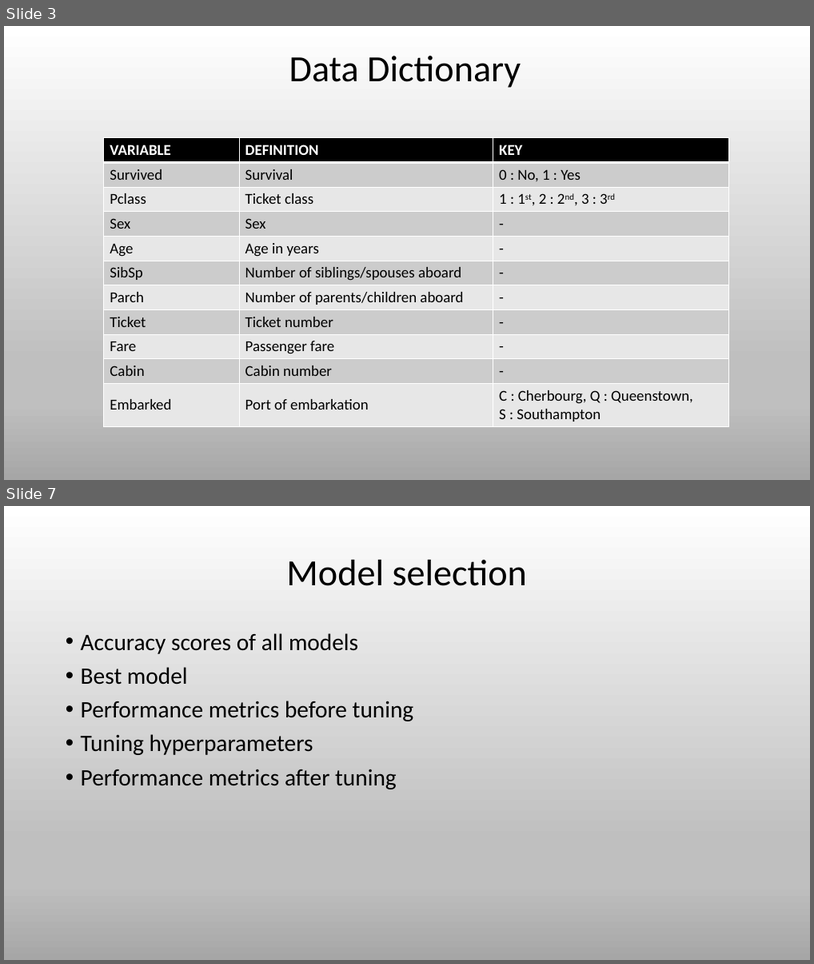
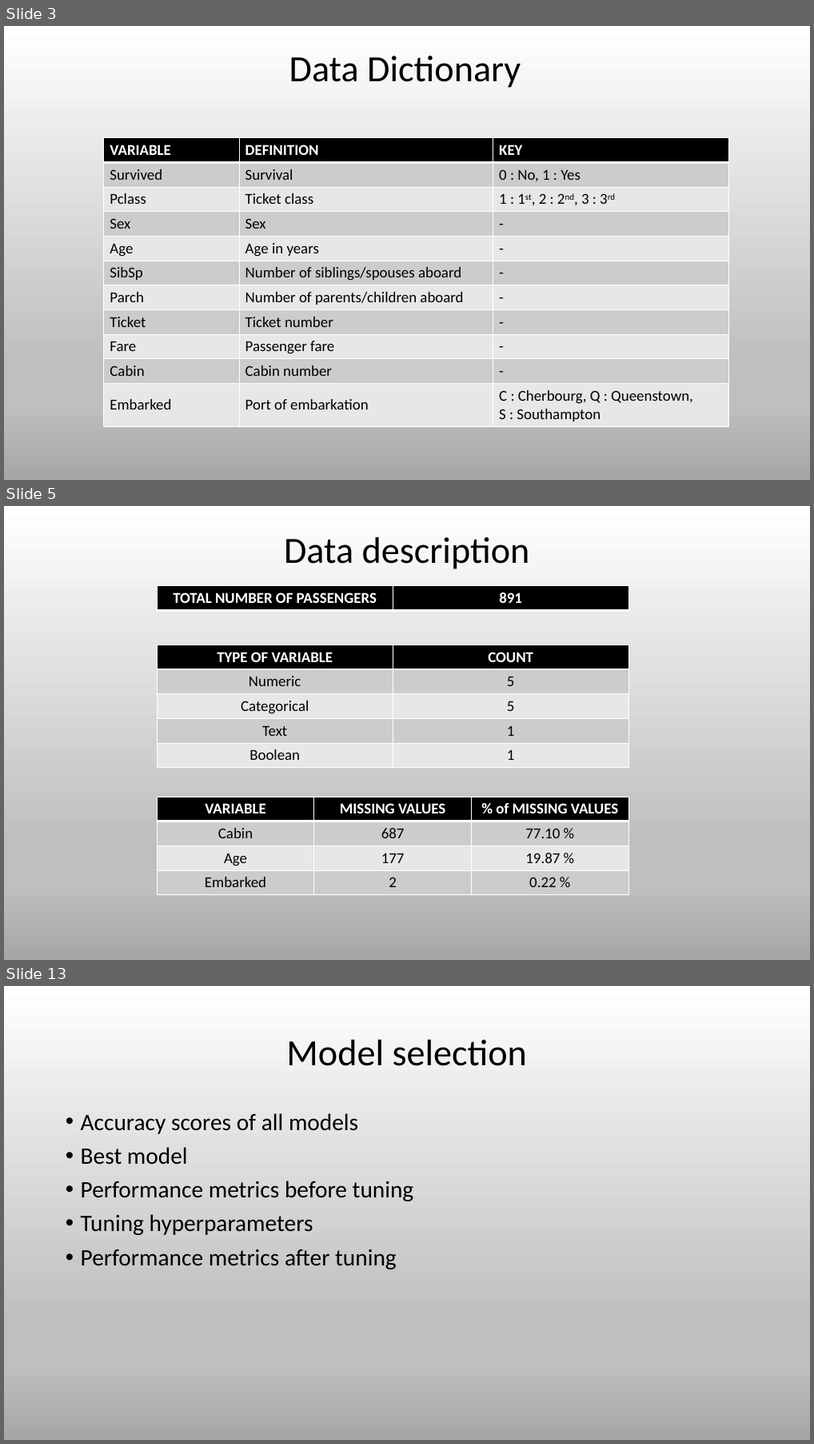
Before and after one commit to amaan2810/Project, a slide deck: PPT.pptx. Shown one above the other, each under a label of ours: slides 3 and 7 before the commit, slides 3, 5 and 13 after it; the slides between them are not shown. The pictures are 814x964 and 814x1444 pixels, drawn with LibreOffice and Linux fonts; fonts in the diff are those of the drawing. Boxes give left, top, right and bottom in pixels: in the first picture for what was removed or moved away, otherwise in the second. Text is boxed around its words. In the diff, an @@ line names an element or a change of style, - is before the commit and + after.

```diff
--- a/PPT.pptx
+++ b/PPT.pptx
@@ slide 5 added at box(4, 506, 810, 960), background gradient #FFFFFF to #BFBFBF to #A6A6A6 @@
@@ title added at box(284, 537, 530, 569), 44 pt, text #000000 @@
+Data description
@@ table added at box(157, 586, 629, 611), 1 rows, 2 columns @@
+TOTAL NUMBER OF PASSENGERS | 891
@@ table added at box(157, 644, 629, 768), 5 rows, 2 columns @@
+TYPE OF VARIABLE | COUNT
+Numeric | 5
+Categorical | 5
+Text | 1
+Boolean | 1
@@ table added at box(157, 796, 629, 894), 4 rows, 3 columns @@
+VARIABLE | MISSING VALUES | % of MISSING VALUES
+Cabin | 687 | 77.10 %
+Age | 177 | 19.87 %
+Embarked | 2 | 0.22 %
@@ what was slide 7 is now slide 13 @@
```
Also in this commit, not shown: 1 slide changed, 7 other slides added, 2 slides removed.
